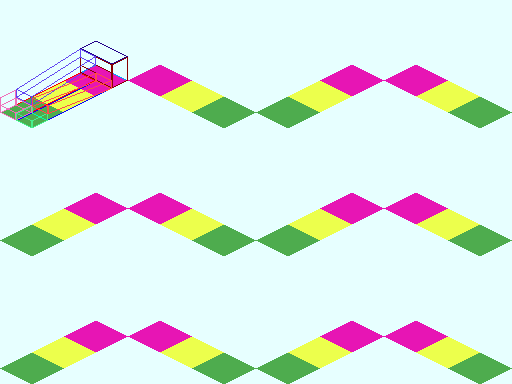
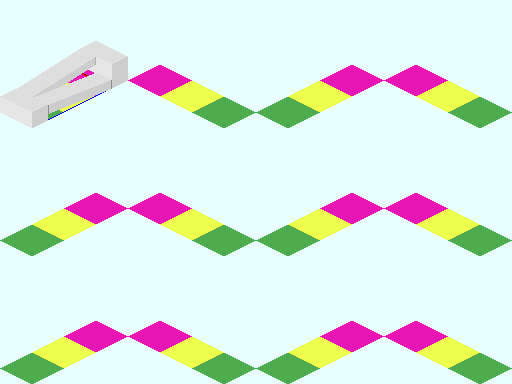
Layer changes from the first 512×384 image to the second:
added group "Type-1[S][Wire][Tex]" with 4 layers in group "Type-1" over (0, 41, 128, 128)
added layer "Type-1[S][Tex][Sub]" in group "Type-1[S][Wire][Tex]" over (0, 89, 48, 128)
added layer "Type-1[S][Tex][Stair][Front]" in group "Type-1[S][Wire][Tex]" over (32, 57, 112, 114)
added layer "Type-1[S][Tex][Stair][Back]" in group "Type-1[S][Wire][Tex]" over (16, 49, 112, 105)
added layer "Type-1[S][Tex][Main]" in group "Type-1[S][Wire][Tex]" over (80, 41, 128, 88)
moved "Type-1[S][Wire][Stair][Front][A]" into group "Type-1[S][Wire][Stair][Front]" over (32, 73, 112, 114)
